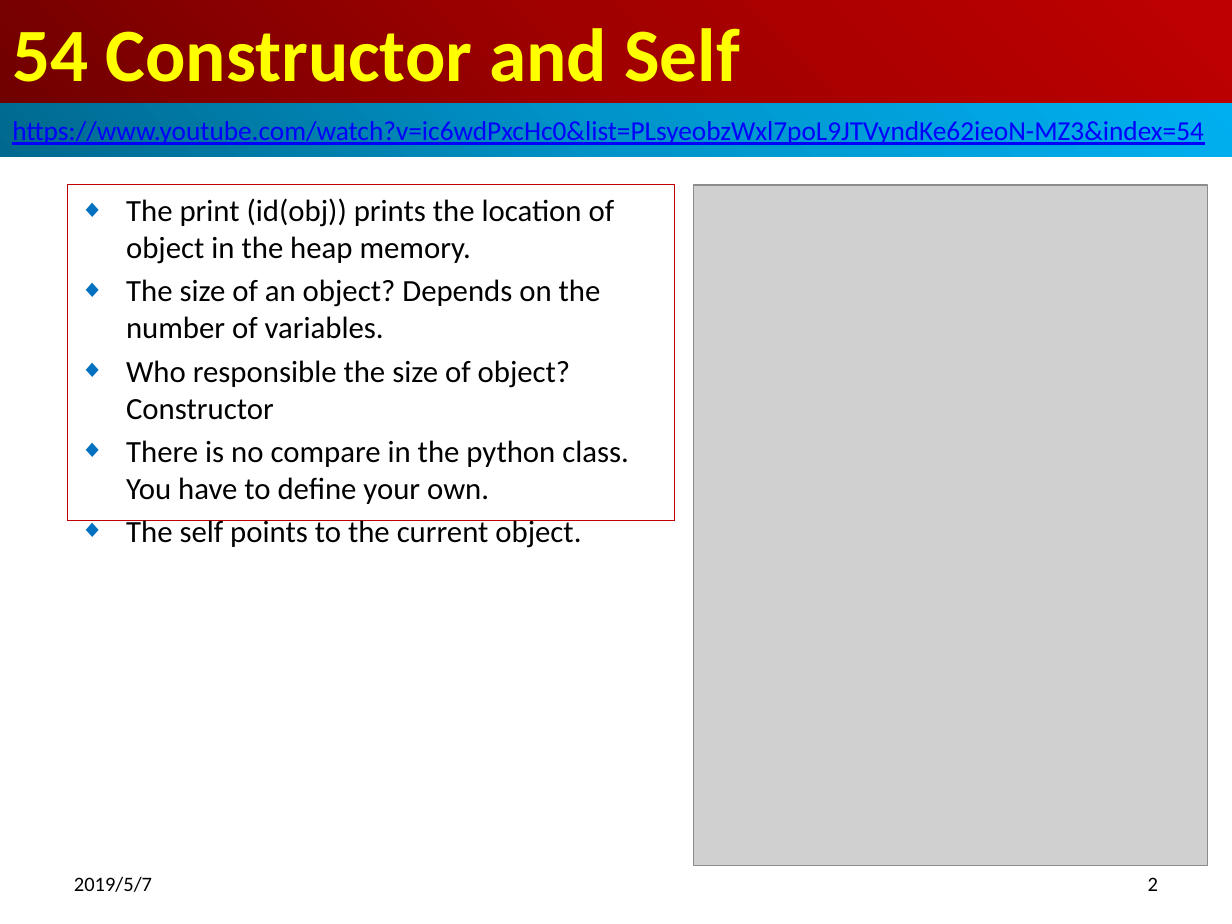
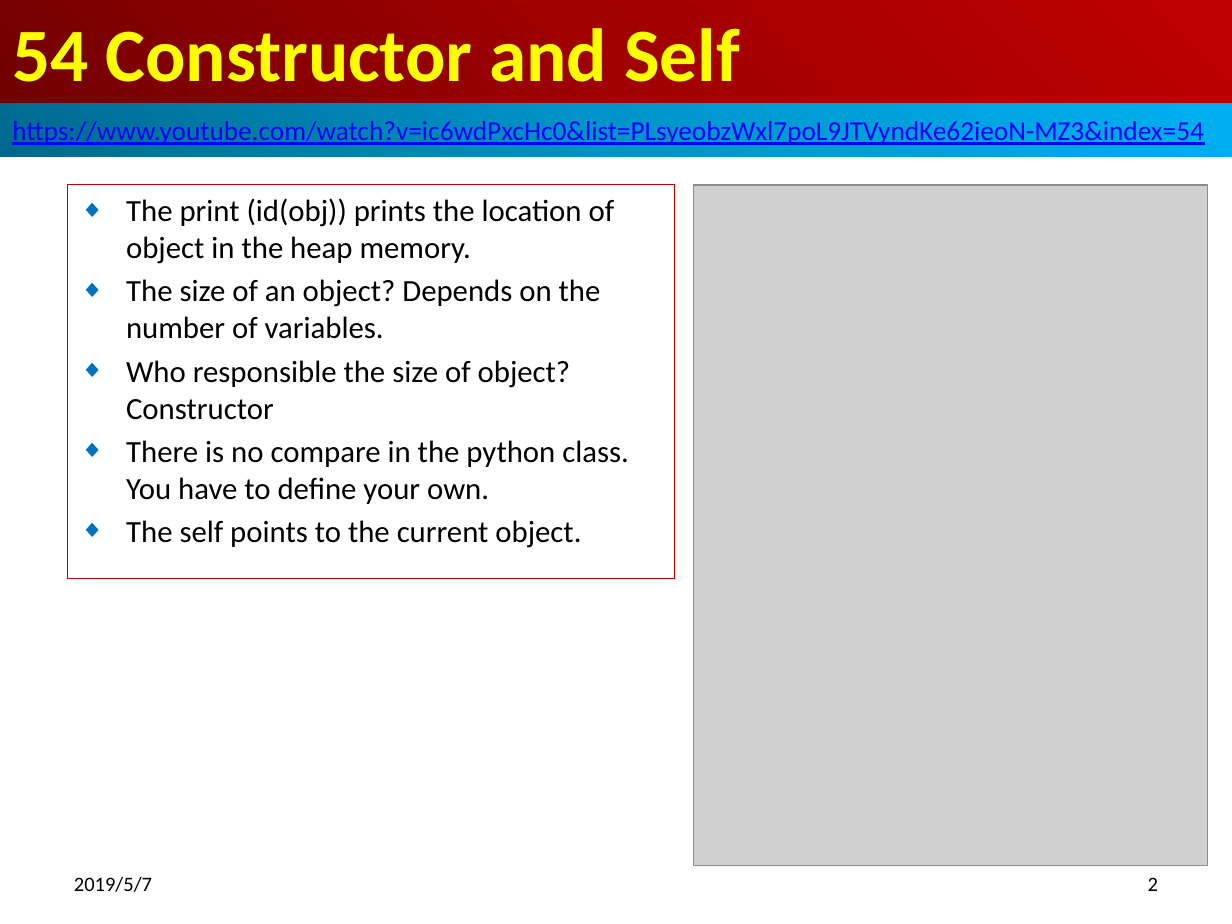
Before and after one commit to peterhchen/100-Python-Basic, a slide deck: slide 2 of 51_60/ch54_ConstructSelf/ch54_ConstructSelf.pptx. Drawn at 1232x924 pixels with LibreOffice and Linux fonts; fonts in the diff are those of the drawing; grey boxes stand for pictures. Boxes give left, top, right and bottom in pixels: in the first picture for what was removed or moved away, otherwise in the second. Text is boxed around its words. In the diff, an @@ line names an element or a change of style, - is before the commit and + after.

```diff
--- a/51_60/ch54_ConstructSelf/ch54_ConstructSelf.pptx
+++ b/51_60/ch54_ConstructSelf/ch54_ConstructSelf.pptx
@@ subtitle "The print (id(obj)) prints the ..." resized from (x1=68, y1=185, x2=674, y2=520) to (x1=68, y1=185, x2=674, y2=578) @@
```
Also in this commit, not shown: 2 other files.
